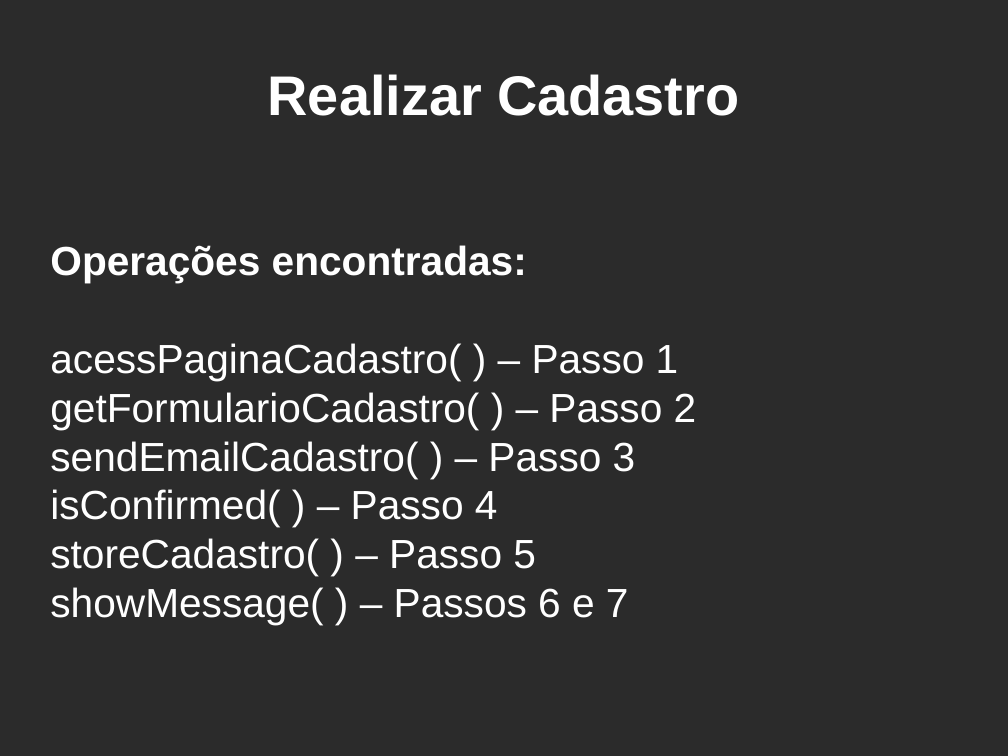
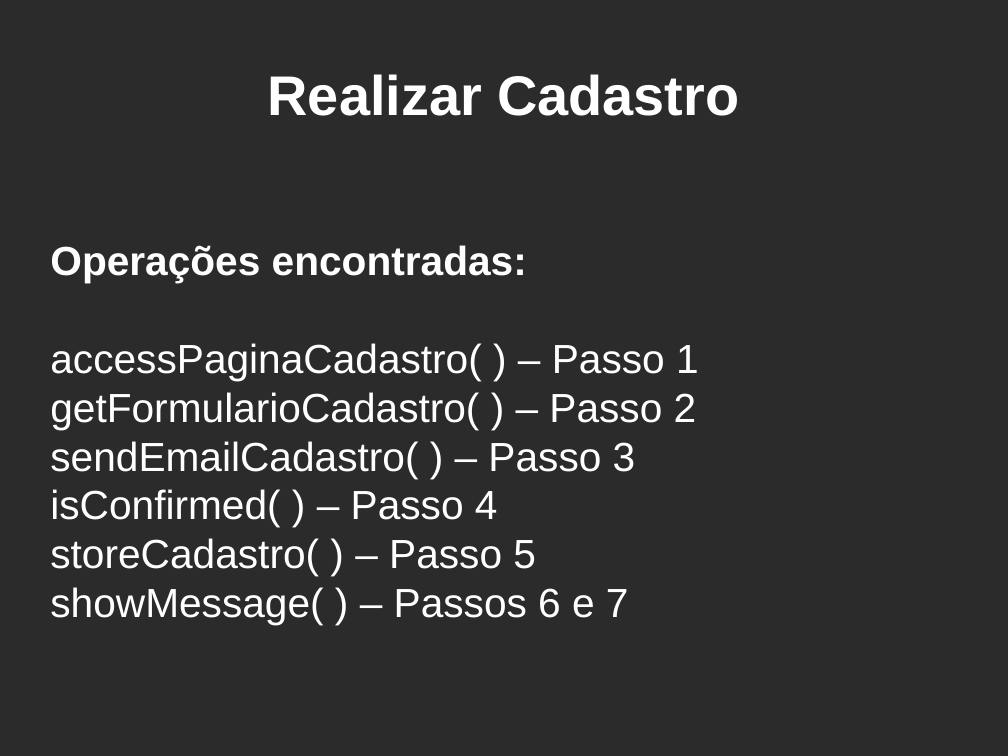
Before and after one commit to birocchi/mc436-unicamp-2009s2-g8, a slide deck: slide 11 of apresentacao/apresentacao etapa 4.odp. Drawn at 1008x756 pixels with LibreOffice and Linux fonts; fonts in the diff are those of the drawing; background and template pictures are left out; a plain dark background stands for a picture behind light text. Boxes give left, top, right and bottom in pixels: in the first picture for what was removed or moved away, otherwise in the second. Text is boxed around its words. In the diff, an @@ line names an element or a change of style, - is before the commit and + after.

Commit message:
acess -> access de novo.

```diff
--- a/apresentacao/apresentacao etapa 4.odp
+++ b/apresentacao/apresentacao etapa 4.odp
@@ subtitle at (x1=50, y1=343, x2=699, y2=381): text changed @@
-acessPaginaCadastro( ) – Passo 1
+accessPaginaCadastro( ) – Passo 1
```
Also in this commit, not shown: 1 other slide changed.
